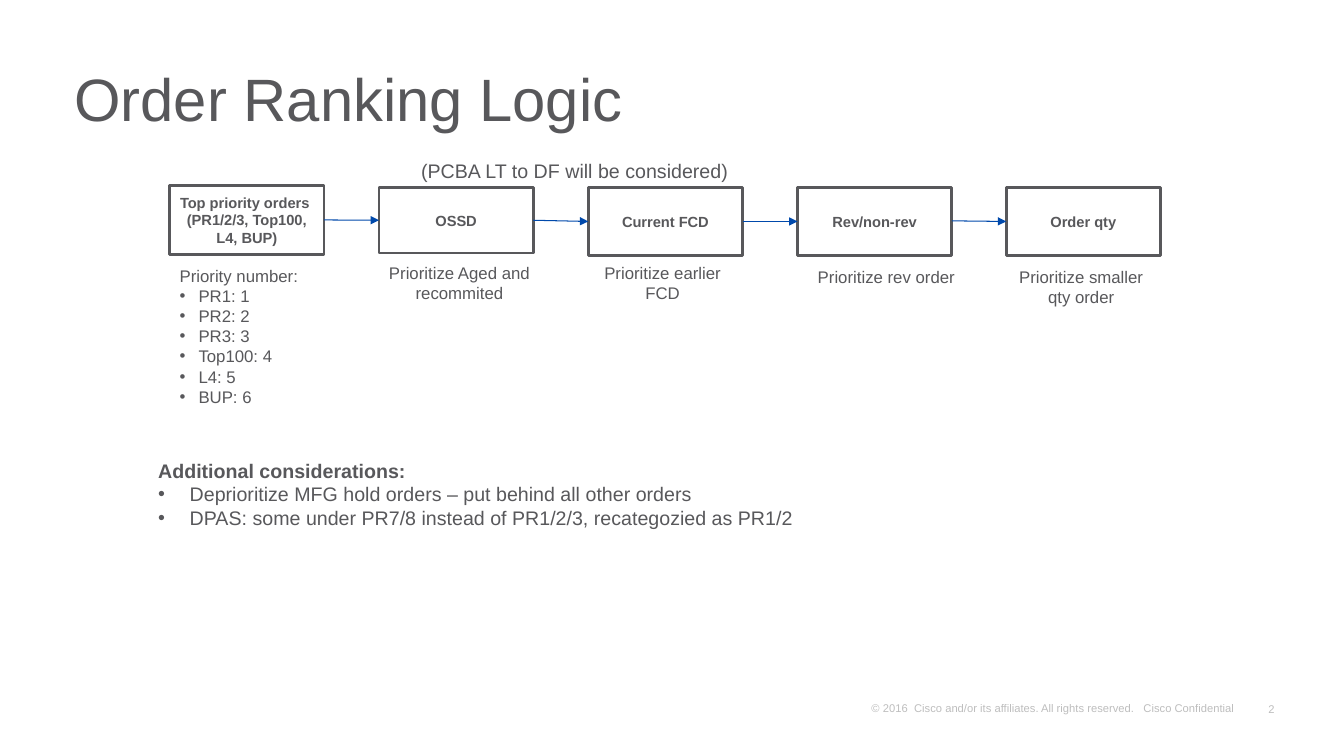
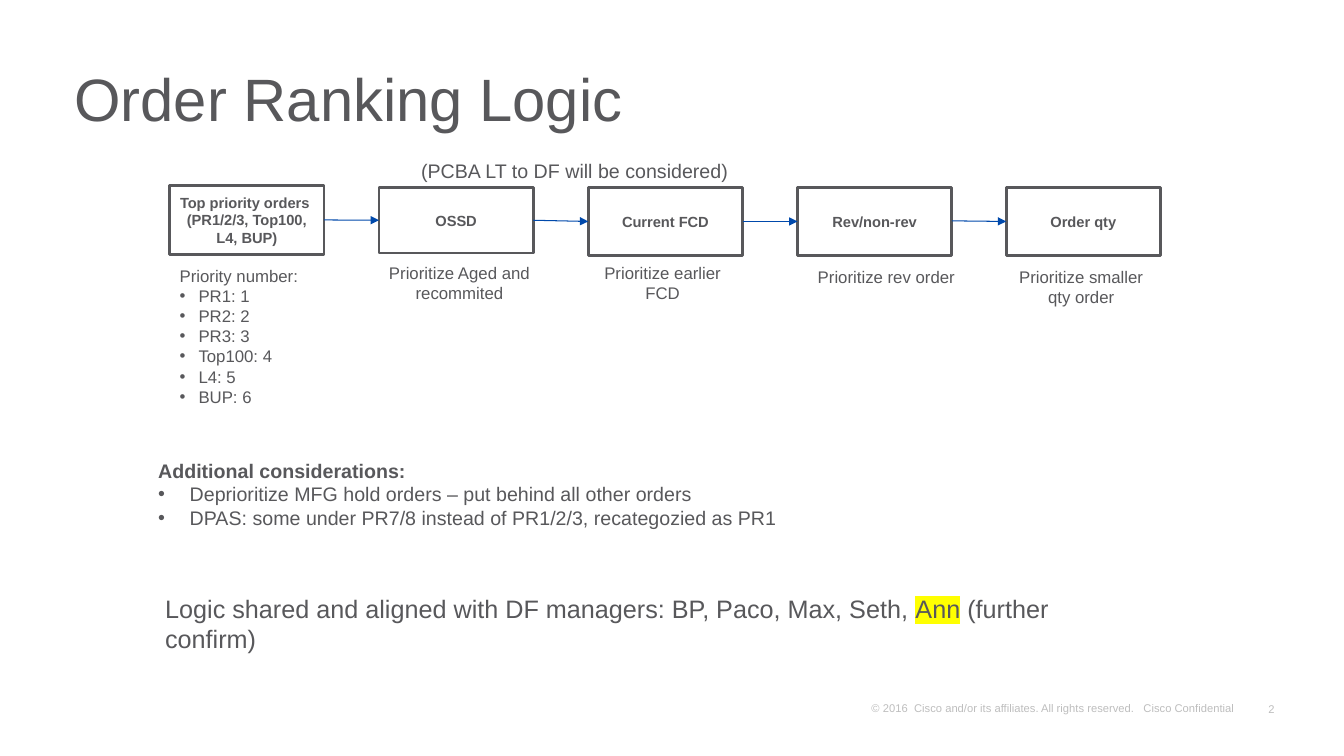
Before and after one commit to kenwang4585/pcba_allocation, a slide deck: slide 2 of PCBA allocation Sep 29.pptx. Drawn at 1344x756 pixels with LibreOffice and Linux fonts; fonts in the diff are those of the drawing; background and template pictures are left out. Boxes give left, top, right and bottom in pixels: in the first picture for what was removed or moved away, otherwise in the second. Text is boxed around its words. In the diff, an @@ line names an element or a change of style, - is before the commit and + after.

```diff
--- a/PCBA allocation Sep 29.pptx
+++ b/PCBA allocation Sep 29.pptx
@@ text at [190,511,776,529]: text changed @@
-• DPAS: some under PR7/8 instead of PR1/2/3, recategozied as PR1/2
+• DPAS: some under PR7/8 instead of PR1/2/3, recategozied as PR1
@@ text added at [165,599,1048,623], 18 pt, text #58585B @@
+Logic shared and aligned with DF managers: BP, Paco, Max, Seth, Ann (further confirm)
```
Also in this commit, not shown: 1 other slide changed, 7 other files.
